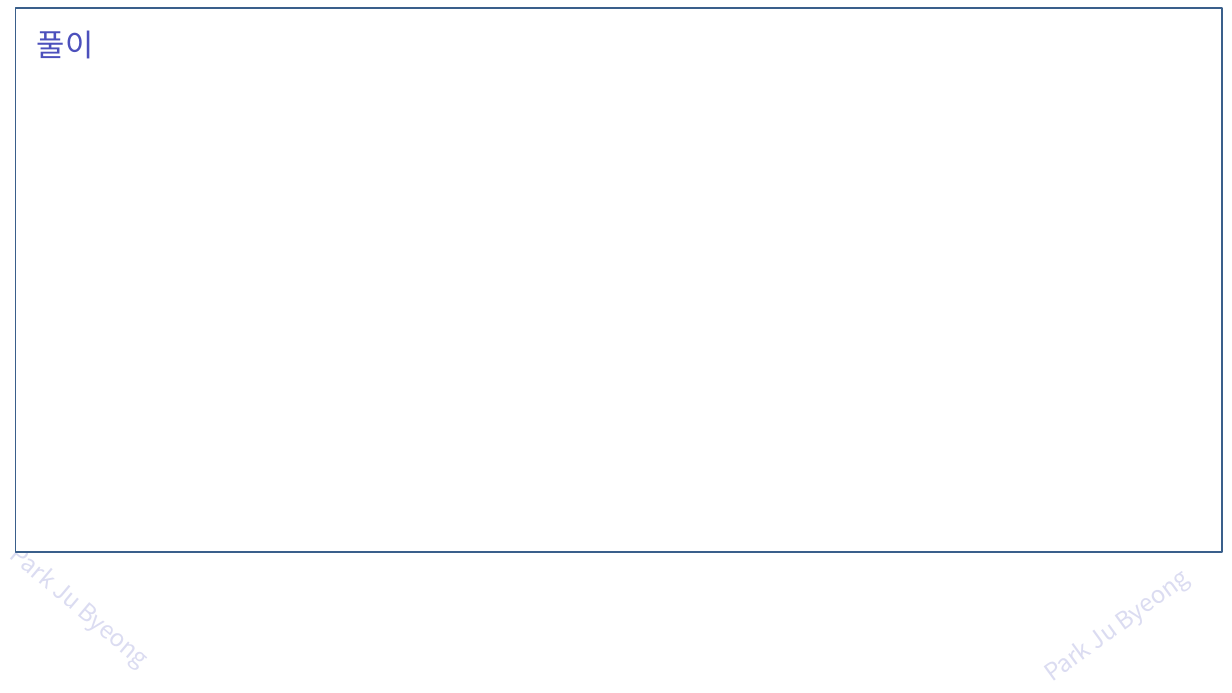
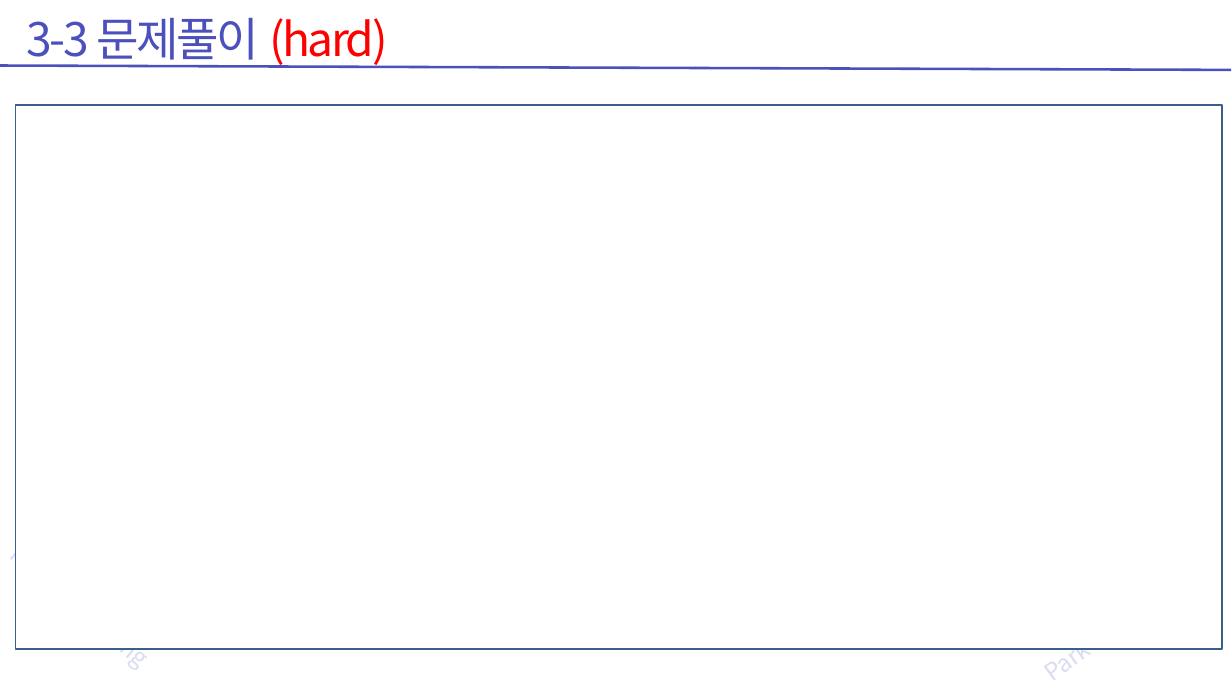
Before and after one commit to zest132/JavaLecture, a slide deck: slide 64 of JavaLecture/LectureFile/java 6강 객체지향.pptx (slide 62 before the commit). Drawn at 1232x693 pixels with LibreOffice and Linux fonts; fonts in the diff are those of the drawing; grey boxes stand for pictures. Boxes give left, top, right and bottom in pixels: in the first picture for what was removed or moved away, otherwise in the second. Text is boxed around its words. In the diff, an @@ line names an element or a change of style, - is before the commit and + after.

```diff
--- a/JavaLecture/LectureFile/java 6강 객체지향.pptx
+++ b/JavaLecture/LectureFile/java 6강 객체지향.pptx
@@ text added at (27, 18, 388, 68), 54 pt, text #4C50BC @@
+3-3 문제풀이 (hard)
@@ text removed at (37, 30, 94, 59) @@
-풀이
@@ line added from (1231, 70) to (0, 65), #4C50BC 3 pt @@
@@ rectangle: place and size @@
-rectangle at (15, 7, 1222, 551)
+rectangle at (15, 105, 1222, 649)
@@ text "3": place and size @@
-text "3" at (1026, 7, 1045, 9)
+text "3" at (1026, 104, 1045, 106)
@@ text "2": place and size @@
-text "2" at (1106, 7, 1125, 9)
+text "2" at (1106, 104, 1125, 106)
```
Also in this commit, not shown: 26 other slides changed, 6 slides added, 3 slides removed, 3 other files.
